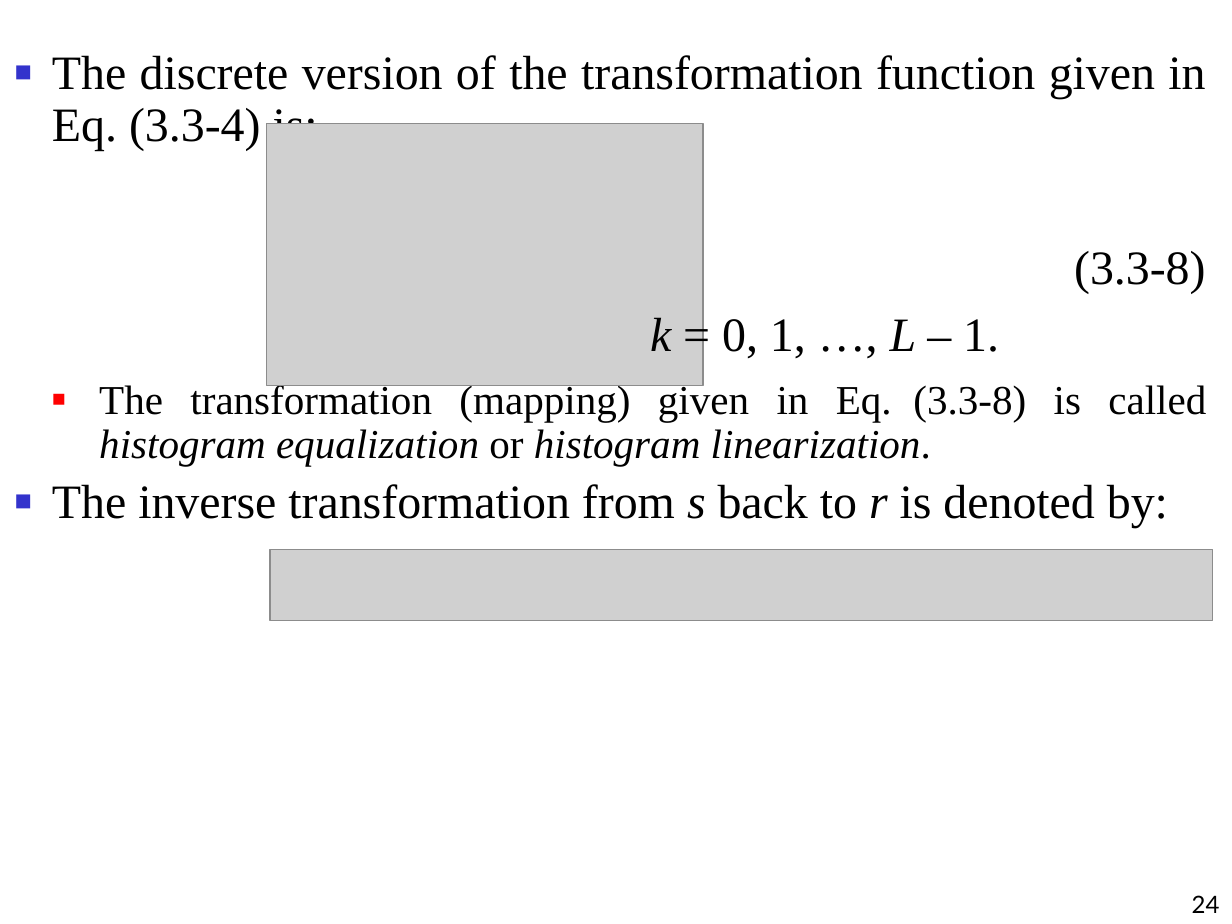
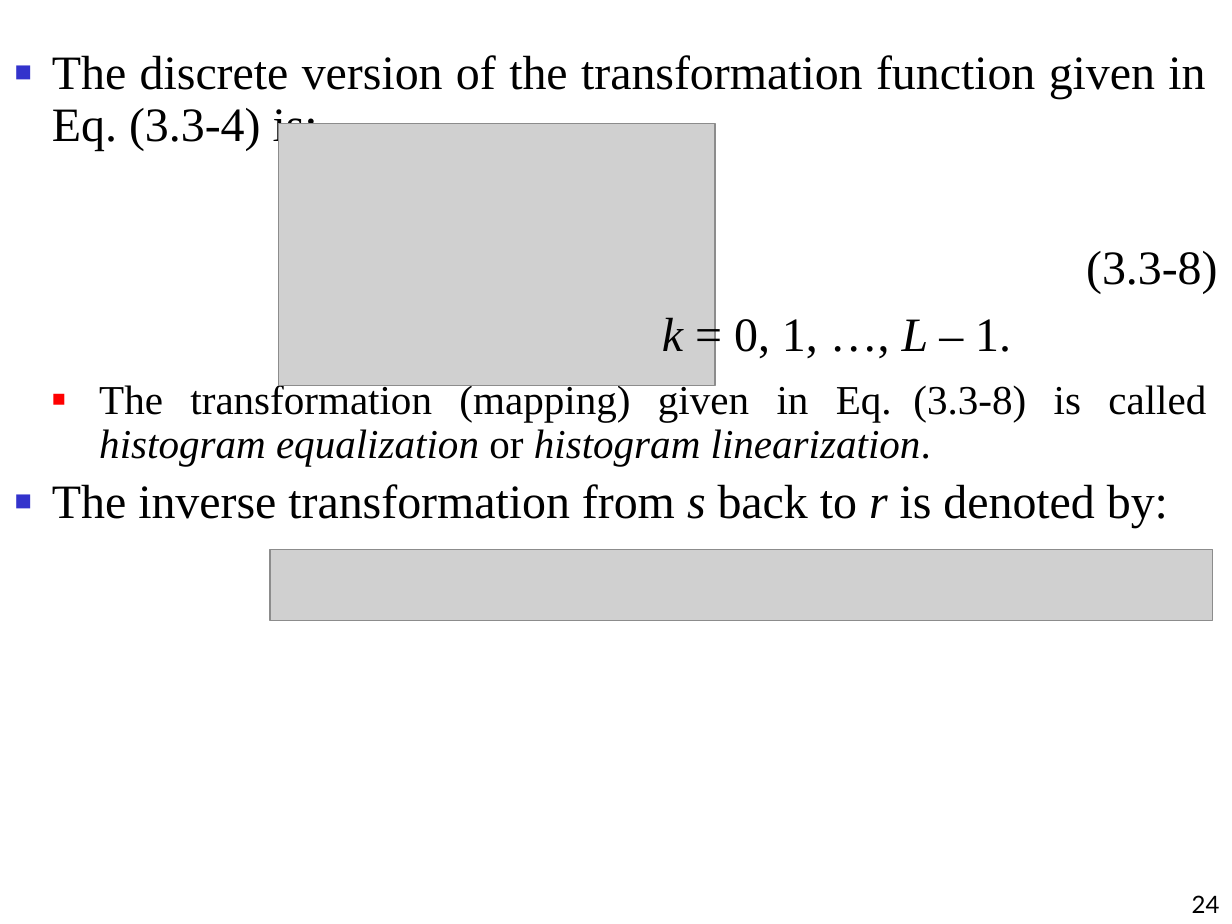
Before and after one commit to zxc93142819/CCU_image_processing, a slide deck: slide 24 of lecture/Ch03.pptx. Drawn at 1232x924 pixels with LibreOffice and Linux fonts; fonts in the diff are those of the drawing; grey boxes stand for pictures. Boxes give left, top, right and bottom in pixels: in the first picture for what was removed or moved away, otherwise in the second. Text is boxed around its words. In the diff, an @@ line names an element or a change of style, - is before the commit and + after.

```diff
--- a/lecture/Ch03.pptx
+++ b/lecture/Ch03.pptx
@@ picture: place and size @@
-picture at (266, 124, 702, 386)
+picture at (278, 124, 715, 386)
@@ text "(3.3-8)": place and size @@
-text "(3.3-8)" at (1074, 251, 1206, 294)
+text "(3.3-8)" at (1086, 251, 1218, 294)
@@ text "k = 0, 1, …, ...": place and size @@
-text "k = 0, 1, …, ..." at (650, 317, 999, 358)
+text "k = 0, 1, …, ..." at (662, 317, 1011, 358)
```
Also in this commit, not shown: 1 other slide changed, 10 other files.
